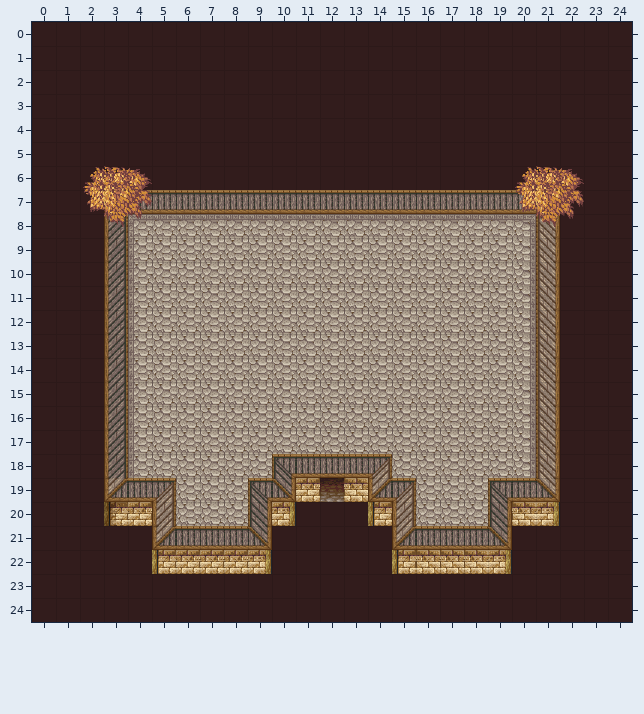
Tiled map -- assets/TMX/BETA-MAP/inside.tmx. That is the earlier state.
Cells are 32x32 px. Shown: x 0..24, y 0..24.
New version:
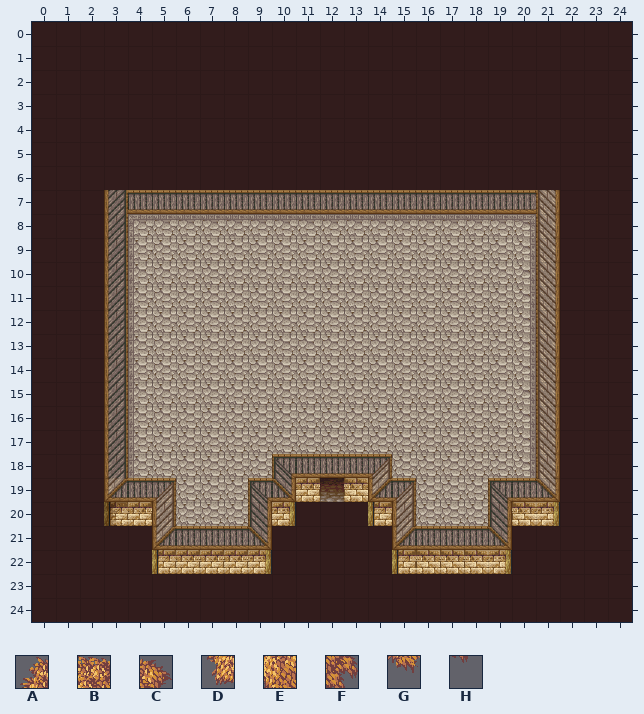
Key: from "outside-compound": A 243, B 244, C 245, D 251, E 252, F 253, G 260, H 261.
_ is an empty cell.
Changes in this commit:
{"where": "layer \"Foreground\" (now hidden)"}
{"y":6,"x":2,"old":"ABC","new":"___"}
{"y":6,"x":20,"old":"ABC","new":"___"}
{"y":7,"x":2,"old":"DEF","new":"___"}
{"y":7,"x":20,"old":"DEF","new":"___"}
{"y":8,"x":3,"old":"GH","new":"__"}
{"y":8,"x":21,"old":"GH","new":"__"}
{"label":"removed","picture_box":[83,166,152,227]}
{"label":"removed","picture_box":[515,166,584,227]}
